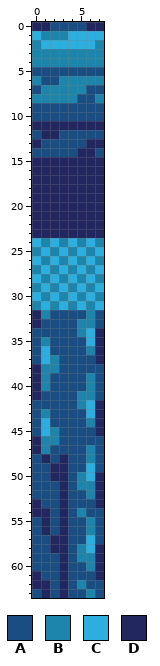
Two states of a pixel-art sprite, Sprites/Water/WaterTiles.png. This is how it looked before the edit.
The file is 8x64 pixels.
Palette (. is transparent): A #1a4e83  B #1d85ab  C #2cafde  D #222760
Pixels before, first column x 0:
 0 DDAAAADD
 1 CBBBCCCC
 2 BCCCCCCB
 3 BBBBBBBB
 4 BBBBBBBB
 5 AAAAAAAA
 6 BAABBBBB
 7 ABBBBBAA
 8 BBBBBAAB
 9 AAAAAAAA
10 AAAAAAAA
11 DDDDDDDD
12 ADDAAAAA
13 DAAAAADD
14 AAAAADDA
15 DDDDDDDD
16 DDDDDDDD
17 DDDDDDDD
18 DDDDDDDD
19 DDDDDDDD
20 DDDDDDDD
21 DDDDDDDD
22 DDDDDDDD
23 DDDDDDDD
24 CBCBCBCB
25 BCBCBCBC
26 CBCBCBCB
27 BCBCBCBC
28 CBCBCBCB
29 BCBCBCBC
30 CBCBCBCB
31 BCBCBCBC
32 DBAAAABA
33 DAAAABBA
34 AAAAABCD
35 ABAAAACD
36 ACAAAABD
37 ACBAAAAD
38 DBBAAAAA
39 DBAAAABA
40 DBAAAABA
41 DAAAABBA
42 AAAAABCD
43 ABAAAACD
44 ACAAAABD
45 ACBAAAAD
46 DBBAAAAA
47 DBAAAABA
48 ADADAABA
49 AADDAACA
50 AADDABCD
51 AAADABBD
52 AAADAABD
53 DAADAAAD
54 DDADABAA
55 ADADAABA
56 ADADAABA
57 AADDAACA
58 AADDABCD
59 AAADABBD
60 AAADAABD
61 DAADAAAD
62 DDADABAA
63 ADADAABA
The result:
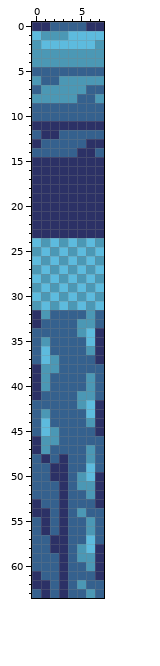
The author wrote: [modified] water more "cold" looking
Diff:
colour A: #1a4e83 -> #35618e
colour B: #1d85ab -> #4b98b5
colour C: #2cafde -> #5dbbde
colour D: #222760 -> #2c3166
Pixel boxes of the changes (left, top, right, bottom) in both pictures:
changed: (32, 22, 104, 598)
